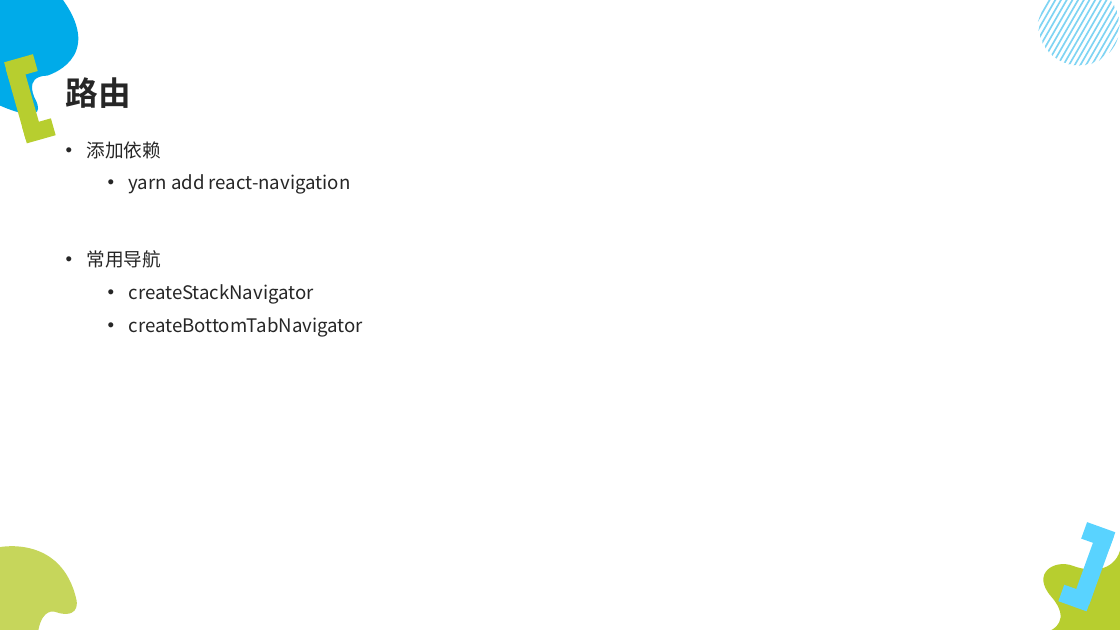
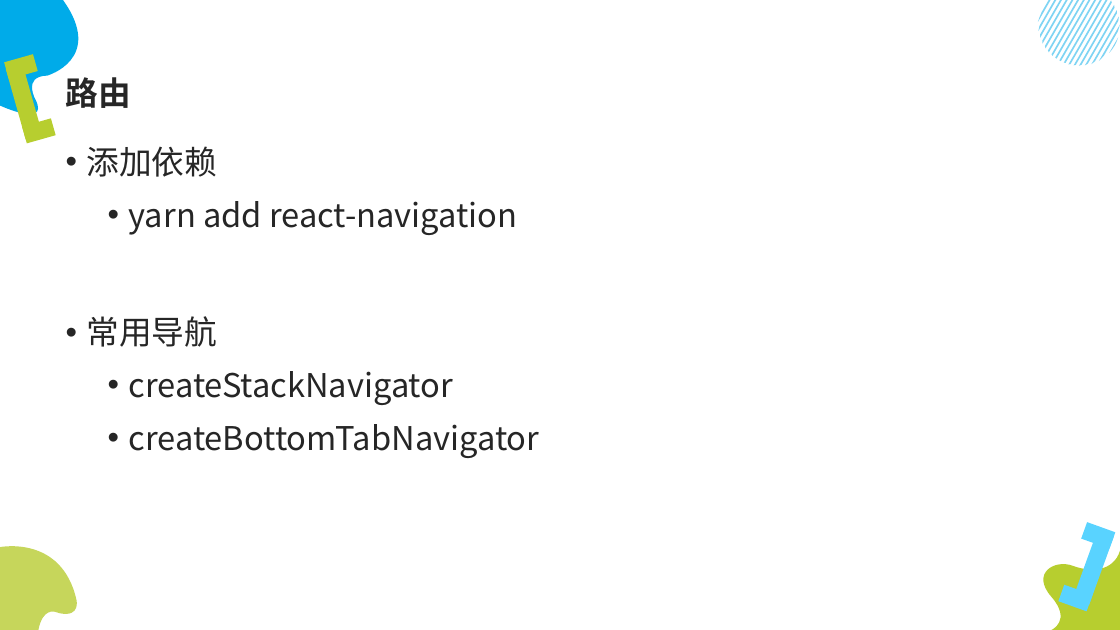
Before and after one commit to lumin824/hello-react-native, a slide deck: slide 32 of linkgap/ReactNative开发.pptx (slide 15 before the commit). Drawn at 1120x630 pixels with LibreOffice and Linux fonts; fonts in the diff are those of the drawing. Boxes give left, top, right and bottom in pixels: in the first picture for what was removed or moved away, otherwise in the second. Text is boxed around its words. In the diff, an @@ line names an element or a change of style, - is before the commit and + after.

```diff
--- a/linkgap/ReactNative开发.pptx
+++ b/linkgap/ReactNative开发.pptx
@@ text "添加依赖" at (87,146,540,458): size 16 to 28 pt @@
```
Also in this commit, not shown: 8 other slides changed, 17 slides added, 1 other file.
